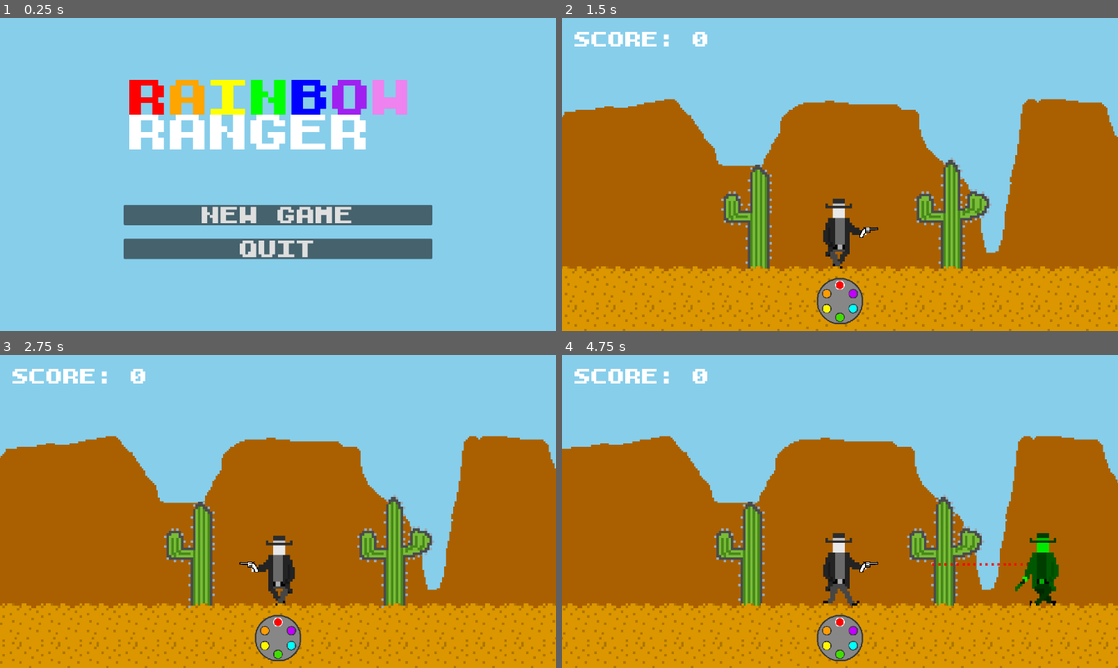
Above: before the commit, frames 1-4 (two rows, left to right).
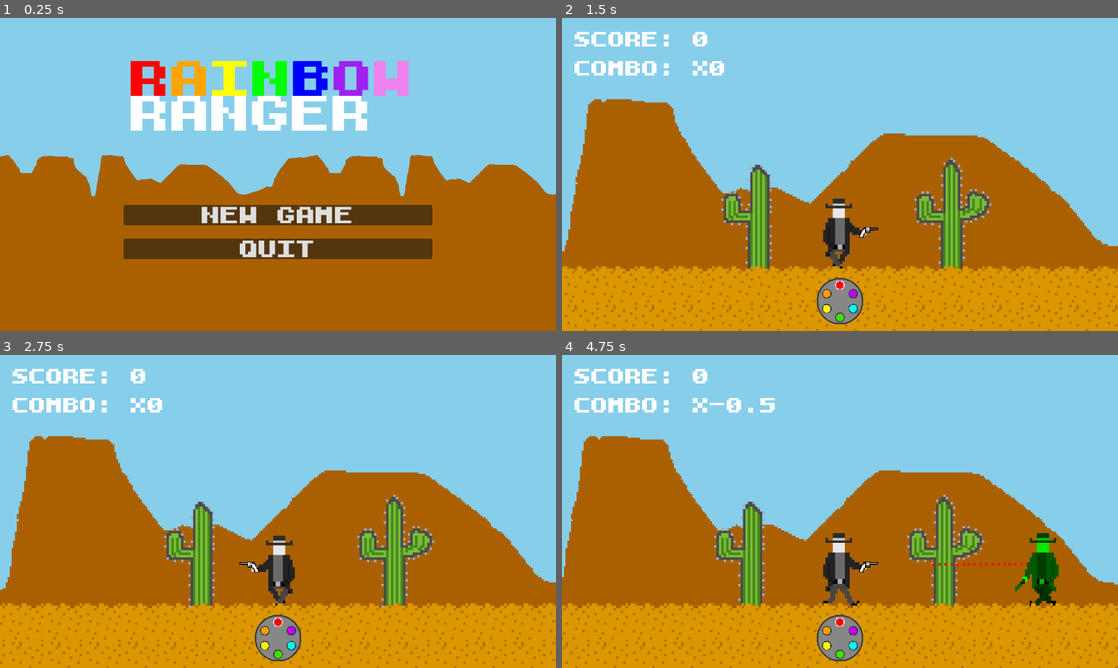
Above: after the commit, the same moments.

Repository: kedrickfudala/One-Button-Game-Jam
Game: Godot game, scene res://src/levels/world.tscn
Same seed, same stepped clock (60 frames per second), same inputs: the game is played once before the commit and once after it.
Inputs (mouse positions are in pixels of both pictures, inside the frame that each line leads up to):
- Up to frame 1 (0.25 s): no input
- Up to frame 2 (1.5 s): click "new game" at 0.5 s; tap Enter (ui_accept) at 1.25 s; move the mouse to (962, 158) at 1.27 s
- Up to frame 3 (2.75 s): tap Enter (ui_accept) at 1.52, 2.27 s; move the mouse to (166, 527) at 2.02 s
- Up to frame 4 (4.75 s): move the mouse to (895, 442) at 2.77 s; move the mouse to (812, 574) at 3.52 s; tap Enter (ui_accept) at 3.77, 4.52 s; move the mouse to (1006, 558) at 4.27 s

The runs differ from the first frame. In frame 1, 58% of the frame differs, in the area x 0-100%, y 13-100%; in frame 2, 17%; in frame 3, 17%; in frame 4, 17%.

Commit message:
combo attempt

Diff:
--- a/src/enemy.gd
+++ b/src/enemy.gd
@@ -1,5 +1,7 @@
 extends CharacterBody2D
 class_name Enemy
+
+@onready var score_popup : PackedScene = preload("res://src/interface/score_popup.tscn")
 
 @onready var sprite : Object = $Sprite2D
 @onready var animation_player : Object = $AnimationPlayer
@@ -39,4 +41,8 @@
 		animation_player.play("stab")
 
 func die():
+	#var popup_inst = score_popup.instantiate()
+	##pup_inst.global_position = self.global_position
+	#get_parent().add_child(popup_inst)
+	#popup_inst.label.global_position = self.global_position
 	self.queue_free()
--- /dev/null
+++ b/src/interface/game_over_menu.gd
@@ -0,0 +1,8 @@
+extends CanvasLayer
+class_name GameOverMenu
+
+@onready var high_score_label : Object = $HighScoreLabel
+@onready var world : Object = get_parent()
+
+func _process(_delta):
+	high_score_label.text = "high score: " + str(world.high_score)
--- a/src/interface/game_over_menu.tscn
+++ b/src/interface/game_over_menu.tscn
@@ -1,9 +1,11 @@
-[gd_scene load_steps=3 format=3 uid="uid://bd73w0t3o2ro4"]
+[gd_scene load_steps=4 format=3 uid="uid://bd73w0t3o2ro4"]
 
 [ext_resource type="PackedScene" uid="uid://cxmvg6ugpwffk" path="res://src/interface/main_menu_buttons.tscn" id="1_2unuu"]
+[ext_resource type="Script" path="res://src/interface/game_over_menu.gd" id="1_vdjv8"]
 [ext_resource type="FontFile" uid="uid://cv4hf6knhmo43" path="res://assets/resources/cc.yal.6w6.block.uc.ttf" id="2_8lqmi"]
 
 [node name="GameOverMenu" type="CanvasLayer"]
+script = ExtResource("1_vdjv8")
 
 [node name="ColorRect" type="ColorRect" parent="."]
 offset_left = -24.0
@@ -25,9 +27,21 @@
 autowrap_mode = 0
 metadata/_edit_use_anchors_ = true
 
+[node name="HighScoreLabel" type="RichTextLabel" parent="."]
+offset_left = 304.0
+offset_top = 208.0
+offset_right = 997.0
+offset_bottom = 471.0
+theme_override_fonts/normal_font = ExtResource("2_8lqmi")
+theme_override_font_sizes/normal_font_size = 56
+text = "high score: "
+fit_content = true
+autowrap_mode = 0
+metadata/_edit_use_anchors_ = true
+
 [node name="MainMenuButtons" parent="." instance=ExtResource("1_2unuu")]
-offset_top = -48.0
-offset_bottom = -48.0
+offset_top = -8.0
+offset_bottom = -8.0
 
 [node name="MarginContainer" parent="MainMenuButtons/VBoxContainer" index="1"]
 theme_override_constants/margin_top = 20
--- a/src/interface/main_menu.tscn
+++ b/src/interface/main_menu.tscn
@@ -1,9 +1,25 @@
-[gd_scene load_steps=3 format=3 uid="uid://c0h87j1vh34c1"]
+[gd_scene load_steps=4 format=3 uid="uid://c0h87j1vh34c1"]
 
+[ext_resource type="Texture2D" uid="uid://cvaptu0i5timb" path="res://assets/sprites/Beach-4-1.png" id="1_m1e2p"]
 [ext_resource type="PackedScene" uid="uid://cxmvg6ugpwffk" path="res://src/interface/main_menu_buttons.tscn" id="1_pusp2"]
 [ext_resource type="FontFile" uid="uid://cv4hf6knhmo43" path="res://assets/resources/cc.yal.6w6.block.uc.ttf" id="2_b2m0g"]
 
 [node name="MainMenu" type="CanvasLayer"]
+
+[node name="Sprite2D" type="Sprite2D" parent="."]
+modulate = Color(0.666667, 0.376471, 0, 1)
+texture_repeat = 2
+position = Vector2(613, 379)
+texture = ExtResource("1_m1e2p")
+region_enabled = true
+region_rect = Rect2(0, 0, 1500, 376)
+
+[node name="ColorRect" type="ColorRect" parent="."]
+offset_left = -237.0
+offset_top = 526.0
+offset_right = 1380.0
+offset_bottom = 773.0
+color = Color(0.666667, 0.376471, 0, 1)
 
 [node name="MainMenuButtons" parent="." instance=ExtResource("1_pusp2")]
 offset_top = 121.0
@@ -13,10 +29,10 @@
 theme_override_constants/margin_top = 20
 
 [node name="Rainbow" type="RichTextLabel" parent="."]
-offset_left = 268.0
-offset_top = 128.0
-offset_right = 898.0
-offset_bottom = 389.0
+offset_left = 271.0
+offset_top = 89.0
+offset_right = 901.0
+offset_bottom = 350.0
 theme_override_fonts/normal_font = ExtResource("2_b2m0g")
 theme_override_font_sizes/normal_font_size = 191
 bbcode_enabled = true
--- /dev/null
+++ b/src/interface/score_popup.gd
@@ -0,0 +1,10 @@
+extends CanvasLayer
+class_name ScorePopup
+
+@onready var label = $Label
+
+func _ready():
+	var tween = create_tween()
+	tween.tween_property(label, "modulate", Color(255, 255, 255, 0), 10)
+	await(tween.finished)
+	queue_free()
--- /dev/null
+++ b/src/interface/score_popup.tscn
@@ -0,0 +1,17 @@
+[gd_scene load_steps=3 format=3 uid="uid://1bmb8xqrimf"]
+
+[ext_resource type="FontFile" uid="uid://cv4hf6knhmo43" path="res://assets/resources/cc.yal.6w6.block.uc.ttf" id="1_r3526"]
+[ext_resource type="Script" path="res://src/interface/score_popup.gd" id="2_vye1y"]
+
+[node name="CanvasLayer" type="CanvasLayer"]
+script = ExtResource("2_vye1y")
+
+[node name="Label" type="Label" parent="."]
+z_index = 32
+offset_left = -18.0
+offset_top = 23.0
+offset_right = 140.0
+offset_bottom = 91.0
+theme_override_fonts/font = ExtResource("1_r3526")
+theme_override_font_sizes/font_size = 51
+text = "x2"
--- a/src/levels/canyon_background.tscn
+++ b/src/levels/canyon_background.tscn
@@ -14,7 +14,7 @@
 scale = Vector2(0.75, 0.75)
 texture = ExtResource("1_bs874")
 region_enabled = true
-region_rect = Rect2(0, 0, 200000, 376)
+region_rect = Rect2(0, 0, 20000, 376)
 
 [node name="ParallaxLayer2" type="ParallaxLayer" parent="."]
 position = Vector2(2, -115)
--- a/src/levels/world.gd
+++ b/src/levels/world.gd
@@ -15,6 +15,7 @@
 @onready var shot_color : Color = shot_colors[0]
 
 @onready var game_running : bool = false
+@onready var high_score : int = 0
 
 func _ready():
 	RenderingServer.set_default_clear_color(Color.SKY_BLUE)
@@ -70,6 +71,8 @@
 	add_child(draw_timer)
 
 func game_over():
+	if player.score > high_score:
+		high_score = player.score
 	var game_over_screen = game_over_menu.instantiate()
 	add_child(game_over_screen)
 
--- a/src/player.gd
+++ b/src/player.gd
@@ -138,7 +138,7 @@
 		sprite.scale.x = -1
 
 func update_score():
-	score_label.text = "Score: " + str(score)
+	score_label.text = "Score: " + str(score) + "\n\nCombo: x" + str((combo - 1) / 2.0)
 
 func spawn_enemies():
 	if enemy_spawn_timer.is_stopped():
